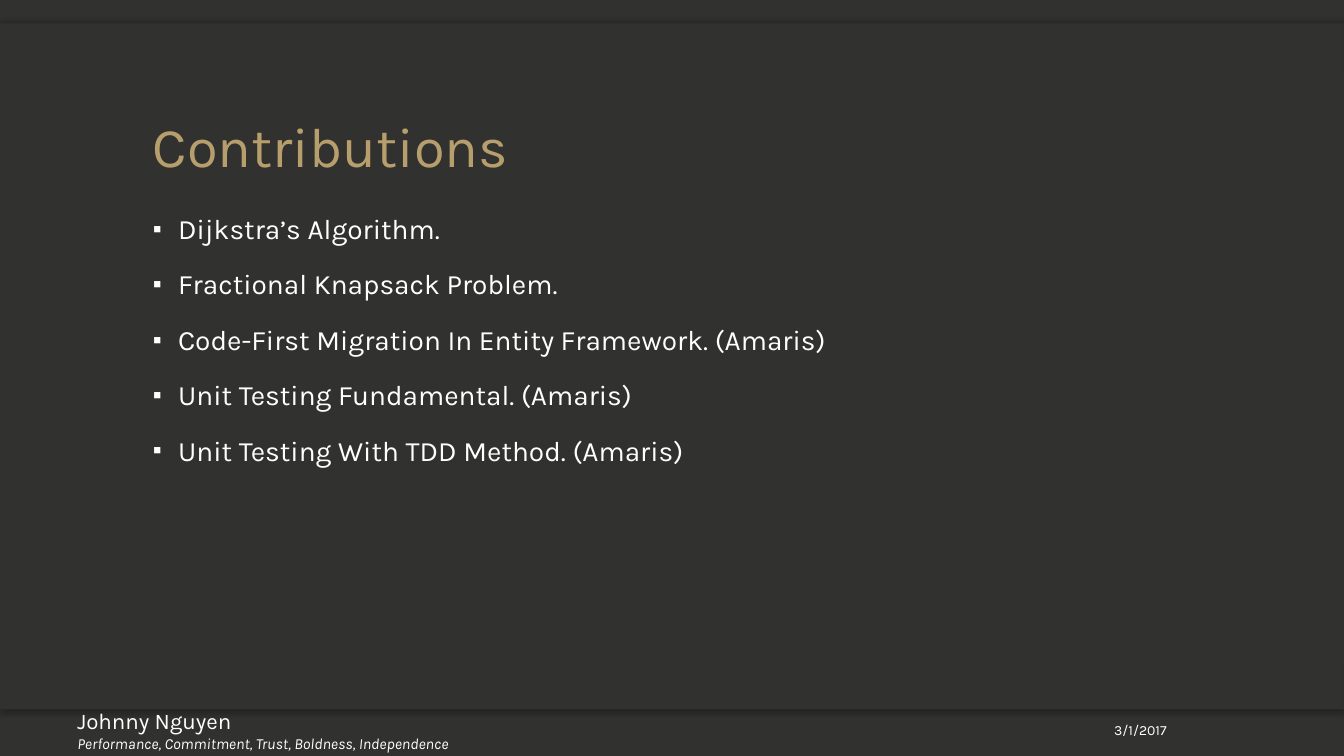
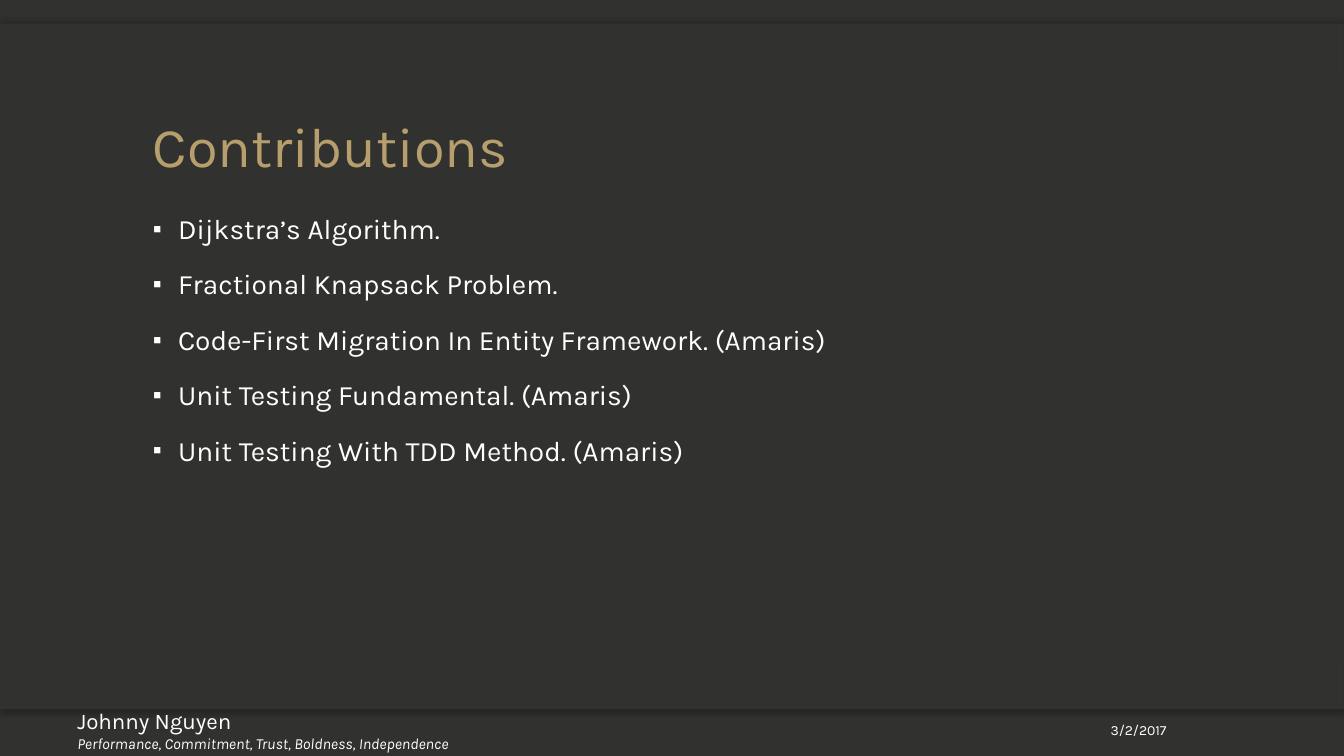
Before and after one commit to johnnynguyen2104/Algorithm_MindMap, a slide deck: slide 6 of Why Hire Me.pptx (slide 5 before the commit). Drawn at 1344x756 pixels with LibreOffice and Linux fonts; fonts in the diff are those of the drawing; background and template pictures are left out. Boxes give left, top, right and bottom in pixels: in the first picture for what was removed or moved away, otherwise in the second. Text is boxed around its words. In the diff, an @@ line names an element or a change of style, - is before the commit and + after.

```diff
--- a/Why Hire Me.pptx
+++ b/Why Hire Me.pptx
@@ text at [1111,724,1167,736]: text changed @@
-3/1/2017
+3/2/2017
```
Also in this commit, not shown: 5 other slides changed, 1 slide added.
